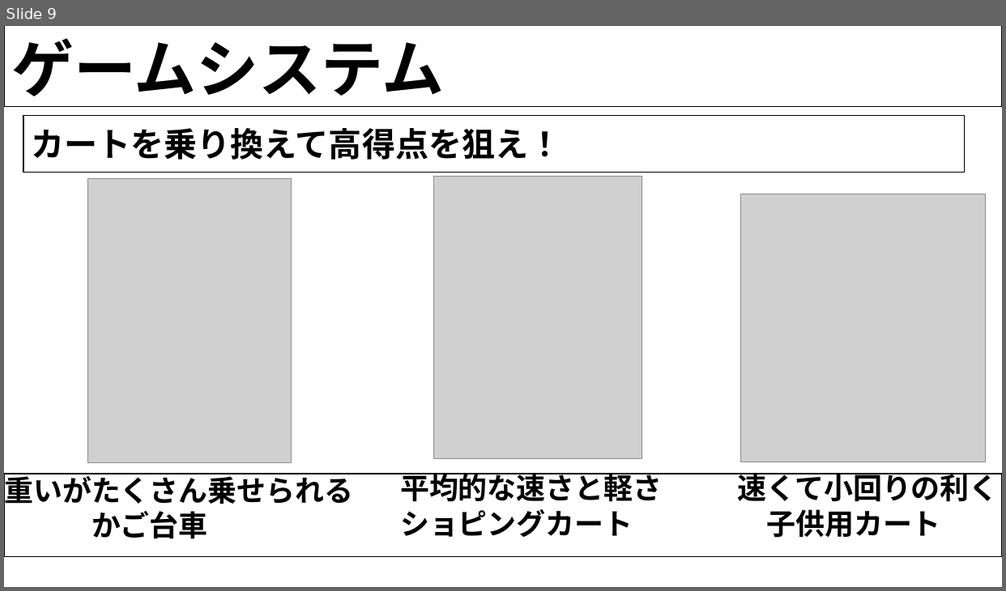
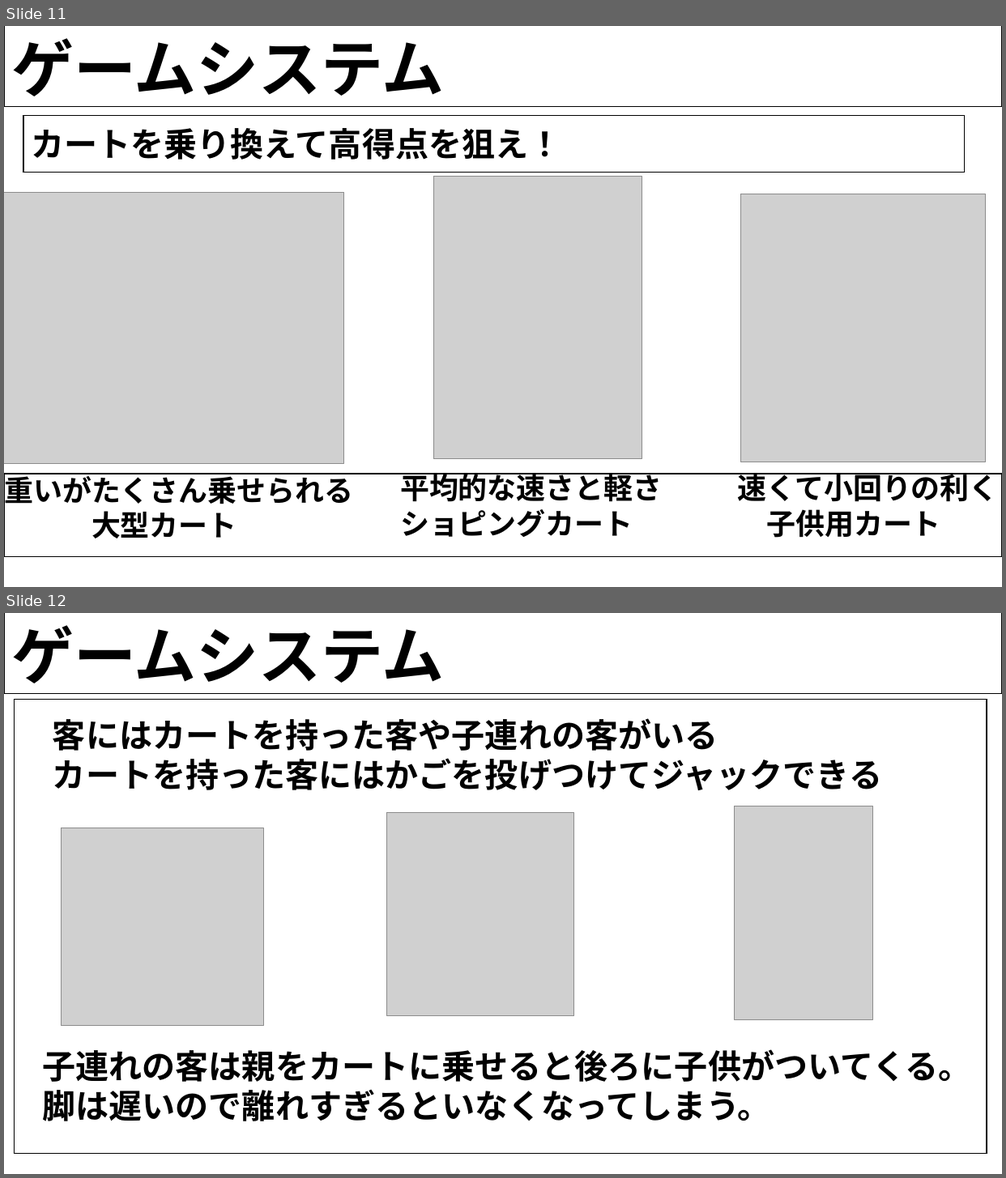
Before and after one commit to H29LatterPeriodTeam07/team07, a slide deck: 後期企画書/ショッピングカート.pptx. Shown one above the other, each under a label of ours: slide 9 before the commit, slides 11 and 12 after it. The pictures are 1006x591 and 1006x1178 pixels, drawn with LibreOffice and Linux fonts; fonts in the diff are those of the drawing; grey boxes stand for pictures; background and template pictures are left out. Boxes give left, top, right and bottom in pixels: in the first picture for what was removed or moved away, otherwise in the second. Text is boxed around its words. In the diff, an @@ line names an element or a change of style, - is before the commit and + after.

Commit message:
企画書更新　ジャック　レジ袋の追加

```diff
--- a/後期企画書/ショッピングカート.pptx
+++ b/後期企画書/ショッピングカート.pptx
@@ slide 12 added at [4, 613, 1002, 1174], background picture (left out) @@
@@ rectangle added at [4, 613, 1002, 693], fill #FFFFFF, outline #000000 1 pt @@
@@ text added at [11, 625, 444, 694], 60 pt, text #000000, bold @@
+ゲームシステム
@@ rectangle added at [15, 699, 987, 1154], fill #FFFFFF, outline #000000 1 pt @@
@@ text added at [53, 718, 882, 790], 32 pt, text #000000, bold @@
+客にはカートを持った客や子連れの客がいる
+カートを持った客にはかごを投げつけてジャックできる
@@ picture added at [735, 807, 873, 1020] @@
@@ picture added at [61, 828, 263, 1025] @@
@@ picture added at [386, 813, 573, 1016] @@
@@ text added at [42, 1050, 971, 1122], 32 pt, text #000000, bold @@
+子連れの客は親をカートに乗せると後ろに子供がついてくる。
+脚は遅いので離れすぎるといなくなってしまう。
@@ what was slide 9 is now slide 11 @@
@@ slide 11 changed as well @@
@@ picture: place and size @@
-picture at [88, 179, 292, 463]
+picture at [4, 192, 345, 463]
@@ text at [91, 511, 236, 539]: text changed @@
-かご台車
+大型カート
```
Also in this commit, not shown: 6 other slides changed, 7 other slides added, 3 slides removed.
